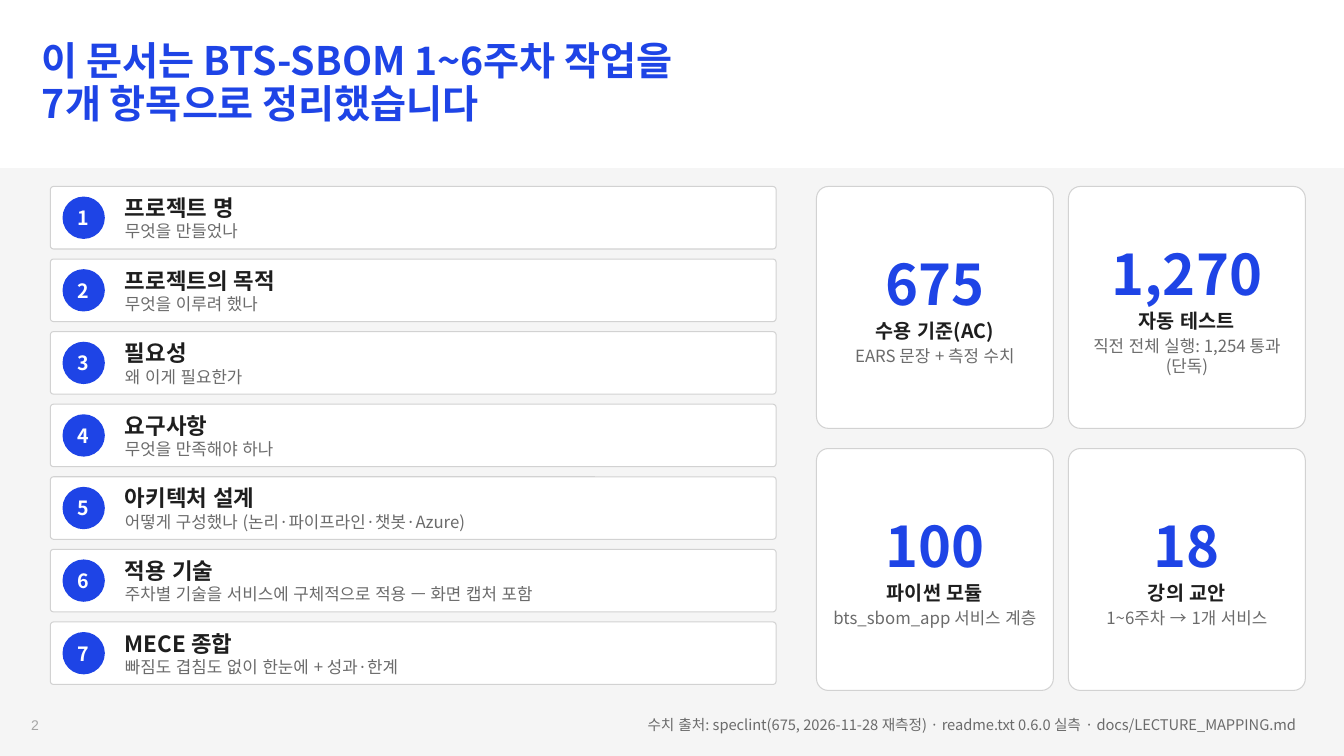
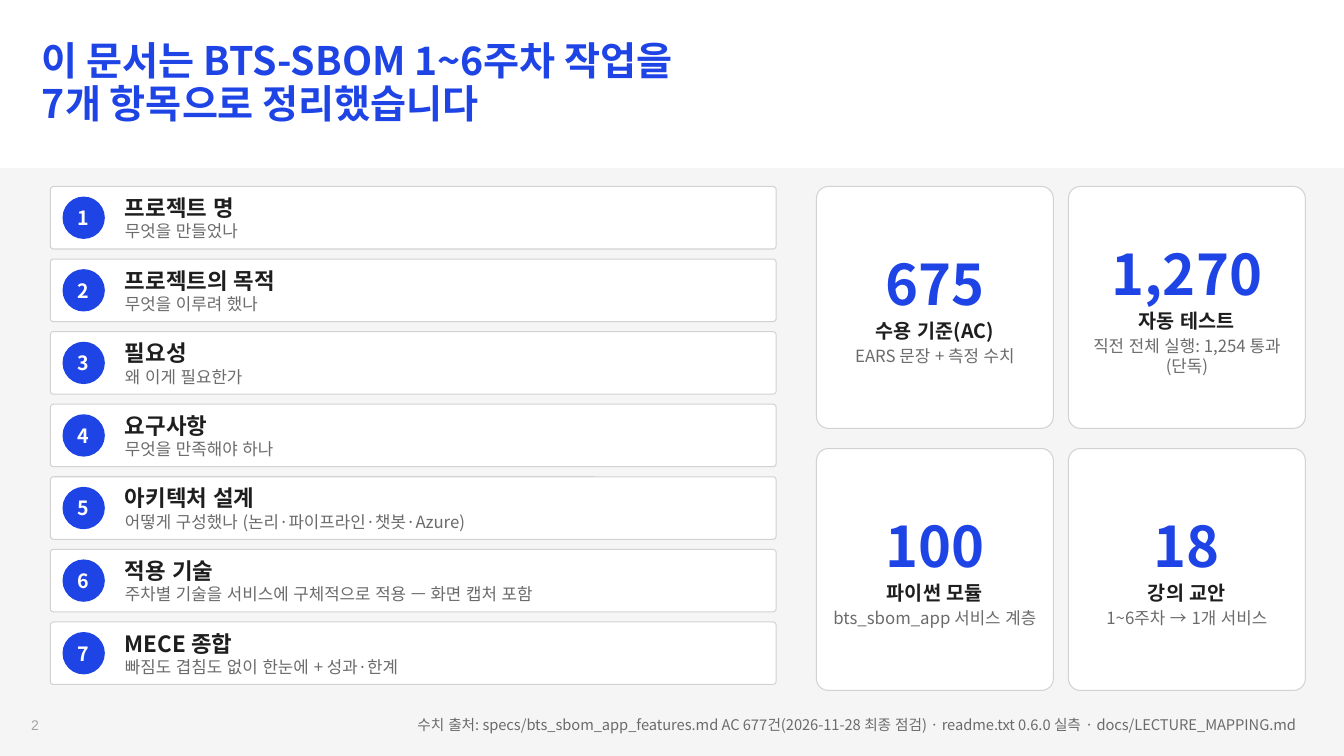
Before and after one commit to Jack-Hwang/beyondthesecurity-sbom, a slide deck: slide 2 of docs/BTS-SBOM_1-6주차_종합_과제.pptx. Drawn at 1344x756 pixels with LibreOffice and Linux fonts; fonts in the diff are those of the drawing. Boxes give left, top, right and bottom in pixels: in the first picture for what was removed or moved away, otherwise in the second. Text is boxed around its words. In the diff, an @@ line names an element or a change of style, - is before the commit and + after.

```diff
--- a/docs/BTS-SBOM_1-6주차_종합_과제.pptx
+++ b/docs/BTS-SBOM_1-6주차_종합_과제.pptx
@@ text at <box>417,718,1297,734</box>: text changed @@
-수치 출처: speclint(675, 2026-11-28 재측정) · readme.txt 0.6.0 실측 · docs/LECTURE_MAPPING.md
+수치 출처: specs/bts_sbom_app_features.md AC 677건(2026-11-28 최종 점검) · readme.txt 0.6.0 실측 · docs/LECTURE_MAPPING.md
```
Also in this commit, not shown: 1 other slide changed, 1 slide added, 3 other files.
